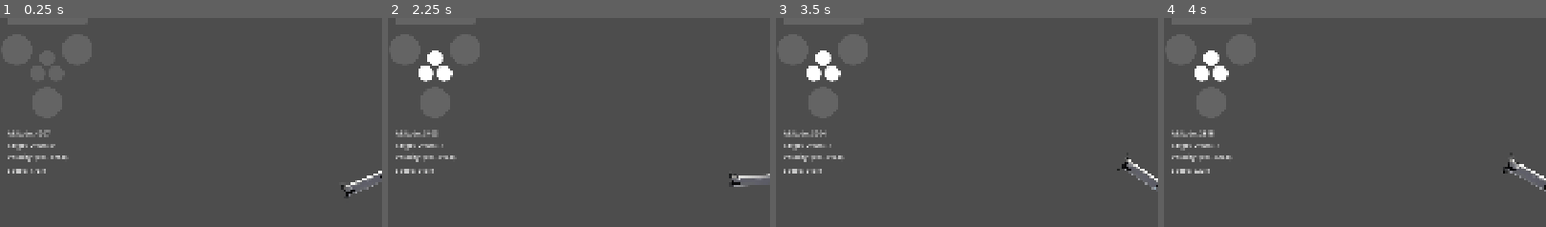
Above: before the commit, frames 1-4 (left to right).
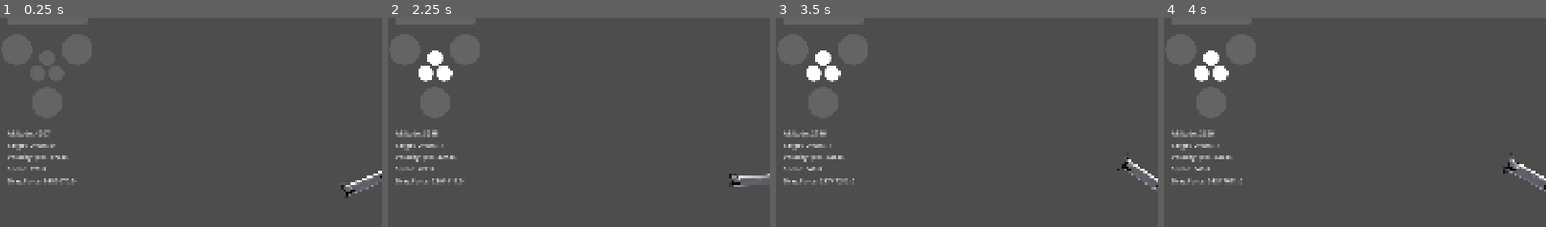
Above: after the commit, the same moments.

Repository: cyb3rgeorge/subnorminal
Game: Godot game, scene res://physics.tscn
Same seed, same stepped clock (60 frames per second), same inputs: the game is played once before the commit and once after it. The engine's default icon, where the game draws it, is replaced by a stand-in: a white triangle on a blue panel in a dark square.
Inputs (mouse positions are % of the whole screen's width and height, from its top left):
- Up to frame 1 (0.25 s): no input
- Up to frame 2 (2.25 s): move the mouse to (72, 44) at 0.52 s; hold Right (rotateRight) 0.53-1.25 s; hold 1 (1Engine) 0.53-1.25 s; click (72, 44) at 0.67 s; drag from (30, 54) to (45, 69) at 1.27 s; move the mouse to (60, 26) at 2.02 s; hold Right (rotateRight) from 2.03 s (still down); hold 3 (3Engines) from 2.03 s (still down)
- Up to frame 3 (3.5 s): release Right (rotateRight) at 2.75 s; release 3 (3Engines) at 2.75 s; drag from (45, 69) to (20, 33) at 2.77 s
- Up to frame 4 (4 s): move the mouse to (80, 64) at 3.52 s; hold Left (rotateLeft) from 3.53 s (still down); hold = (zoomIn) from 3.53 s (still down)
The pictures show only the part of the screen within x 1-51%, y 10-60%; the shares and areas given below are measured in that part.

The runs differ from the first frame. In frame 1, 0.4% of the frame differs, in the area x 2-20%, y 65-80%; in frame 2, 0.5%; in frame 3, 0.5%, in the area x 2-21%, y 53-80%; in frame 4, 0.5%.

Commit message:
Atmospheric Drag 2

Diff:
--- a/physics.tscn
+++ b/physics.tscn
@@ -147,10 +147,18 @@
 [node name="Speed" type="Label" parent="Telemetry/Control" unique_id=1969566577]
 layout_mode = 0
 offset_left = 40.0
-offset_top = 503.0
+offset_top = 500.0
 offset_right = 400.0
-offset_bottom = 526.0
+offset_bottom = 523.0
 text = "Speed: Standby for Acquisition of Signal"
+
+[node name="DragForce" type="Label" parent="Telemetry/Control" unique_id=1794164637]
+layout_mode = 0
+offset_left = 40.0
+offset_top = 530.0
+offset_right = 400.0
+offset_bottom = 553.0
+text = "Drag Force: Standby for Acquisition of Signal"
 
 [node name="3Engines" type="Sprite2D" parent="Telemetry" unique_id=968264892]
 visible = false
--- a/starship.gd
+++ b/starship.gd
@@ -22,20 +22,6 @@
 
 var thrust = Vector2.ZERO
 var rotationalDirection = 0
-
-# Drag
-const dragSkirtC : float = 1.2
-const dragBellyC : float = 1.2
-const dragNoseC : float = 0.5
-const skirtArea = 64
-const bellyArea = 500
-const noseArea = 50
-const rho = 1.2250
-
-const CQ12 = (1 * dragSkirtC + 4 * dragBellyC)/5
-const CQ34 = (1 * dragNoseC + 4 * dragBellyC)/5
-const AQ12 = (1 * skirtArea + 4 * bellyArea)/5
-const AQ34 = (1 * noseArea + 4 * bellyArea)/5
 
 # Telemetry (Velocity and Speed)
 var previous_position: Vector2
@@ -90,23 +76,18 @@
 	var speed = round(velocityComplete.length()) # units per second
 	previous_position = global_position
 
+	var orientation = Vector2(cos(rotation), sin(rotation))
+	# print(orientation)
+
+	var dragForce = abs(orientation.x) * 441 * linear_velocity.y ** 2
+	var dragDirection = -sign(linear_velocity.y)
+	apply_central_force(Vector2(0, dragForce * dragDirection))
+
 	$"../Telemetry/Control/Altimeter".text = "Altitude: " + str(-altitude + altitudeCorrection)
 	$"../Telemetry/Control/TargetOffset".text = "Target Offset: " + str(targetOffset - targetOffsetCorrection)
 	$"../Telemetry/Control/Velocity".text = "Velocity: " + str(velocity)
 	$"../Telemetry/Control/Speed".text = "Speed: " + str(speed)
-
-	var orientation = Vector2(cos(rotation), sin(rotation))
-	# print(orientation)
-	if orientation.x >= 0:
-		var dragCoefficent = CQ12
-		var dragArea = AQ12
-	else:
-		var dragCoefficent = CQ34
-		var dragArea = AQ34
-
-	var dragForce = 0.5 * CQ12 * rho * AQ12 * linear_velocity.y ** 2
-	var dragDirection = -sign(linear_velocity.y)
-	apply_central_force(Vector2(0, dragForce * dragDirection))
+	$"../Telemetry/Control/DragForce".text = "Drag Force: " +str(round(dragForce))
 
 	# print(dragForce)
 	# print("Rotation: ", rotationalDirection)
